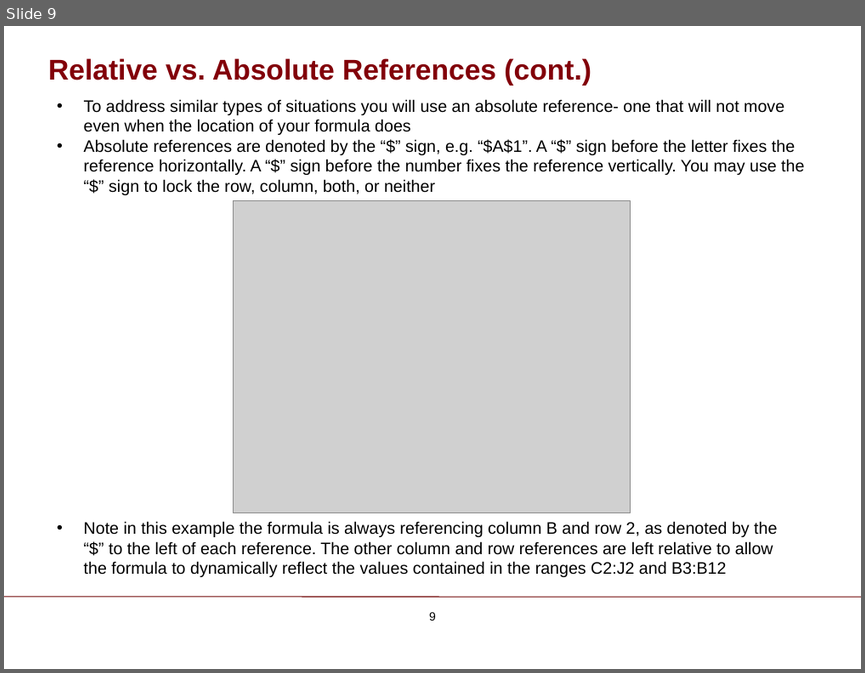
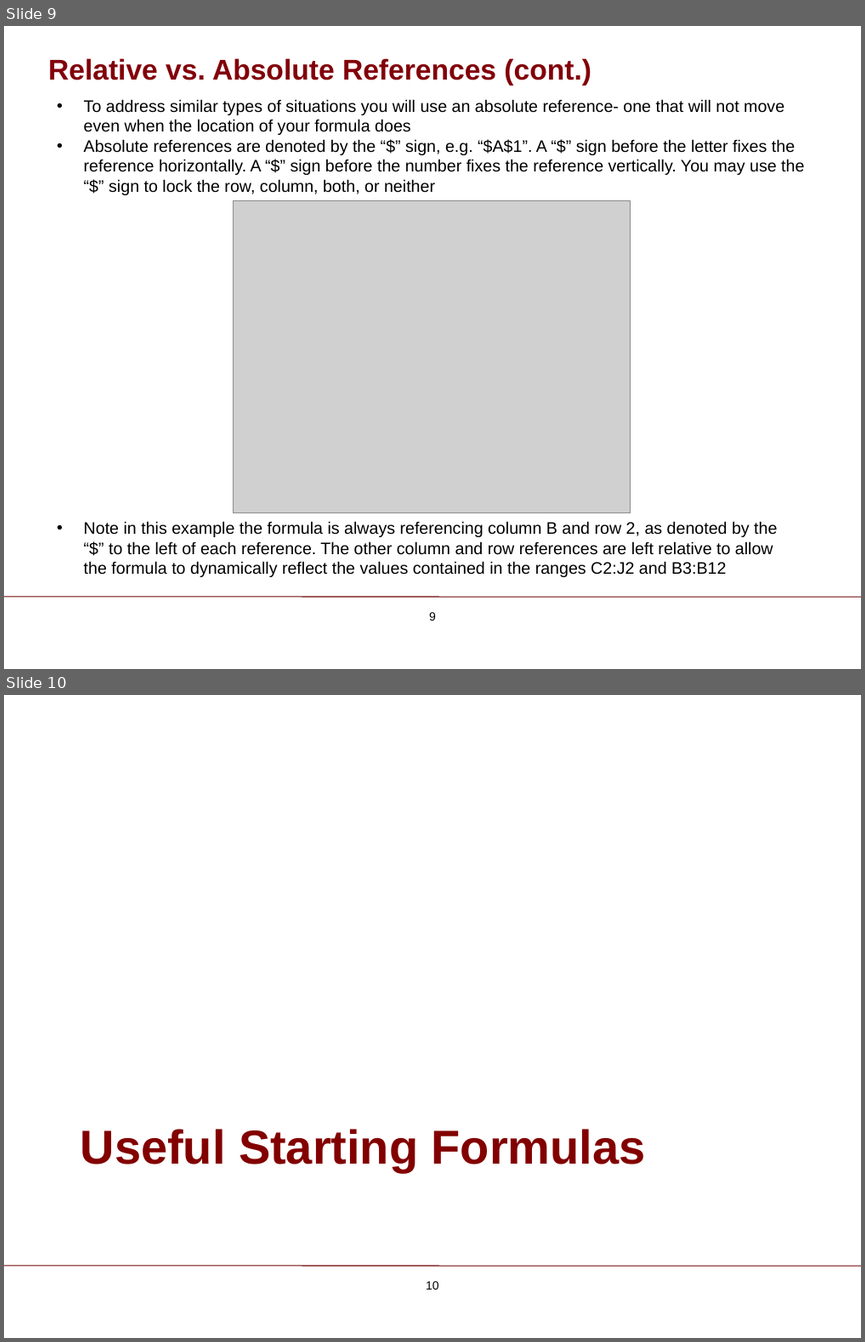
Before and after one commit to ChicagoBoothAnalytics/site, a slide deck: zzz MEDIA/Excel Basics.pptx. Shown one above the other, each under a label of ours: slide 9 before the commit, slides 9 and 10 after it. The pictures are 865x673 and 865x1342 pixels, drawn with LibreOffice and Linux fonts; fonts in the diff are those of the drawing; grey boxes stand for pictures; background and template pictures are left out. Boxes give left, top, right and bottom in pixels: in the first picture for what was removed or moved away, otherwise in the second. Text is boxed around its words. In the diff, an @@ line names an element or a change of style, - is before the commit and + after.

Commit message:
Added formulas to ppt

```diff
--- a/zzz MEDIA/Excel Basics.pptx
+++ b/zzz MEDIA/Excel Basics.pptx
@@ slide 10 added at bbox=[4, 695, 861, 1338], background #FFFFFF; not listed: 1 template element that a slide beside it also shows @@
@@ title added at bbox=[80, 1129, 646, 1172], 40 pt, text #820000, bold @@
+Useful Starting Formulas
@@ page number added at bbox=[426, 1281, 439, 1289], 10 pt, text #000000 @@
+10
```
Also in this commit, not shown: 2 other slides added.
